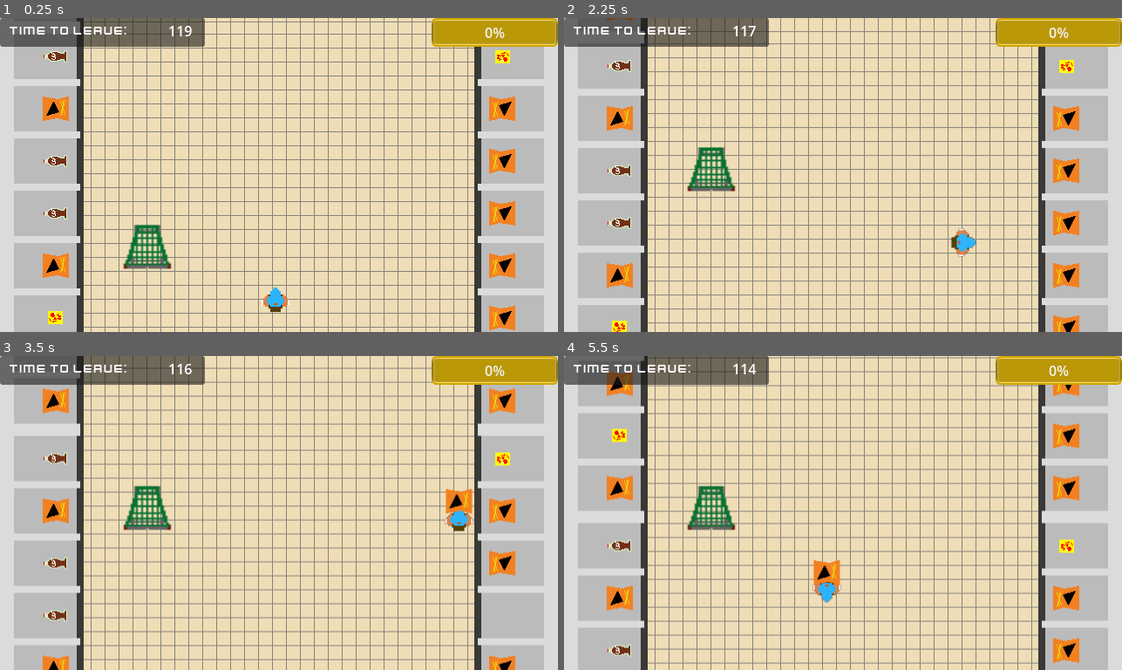
Above: before the commit, frames 1-4 (two rows, left to right).
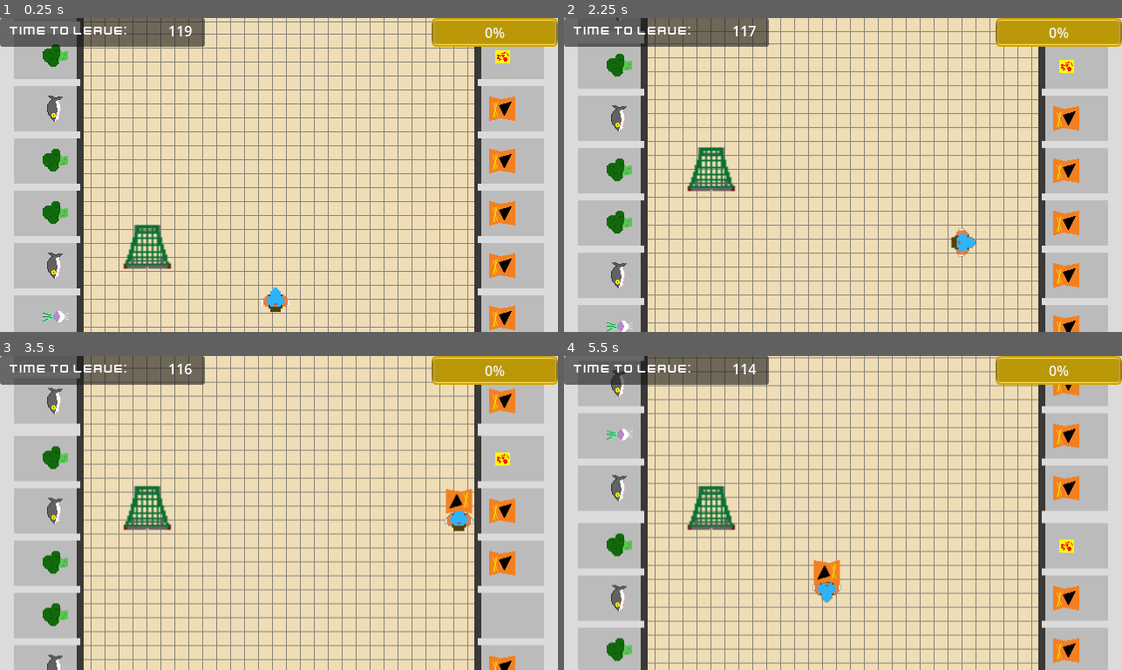
Above: after the commit, the same moments.

Repository: SpeedyLom/wild-jam-65
Game: Godot game, scene res://scenes/game.tscn
Two runs of this game, one before a commit and one after it. Both use one fixed random seed, a clock stepped at 60 frames per second and the inputs below.
Inputs:
- Up to frame 1 (0.25 s): no input
- Up to frame 2 (2.25 s): hold D (right) 0.53-1.28 s; hold S (down) 1.28-2.03 s; hold D (right) from 2.03 s (still down)
- Up to frame 3 (3.5 s): release D (right) at 2.78 s; hold W (up) from 2.78 s (still down)
- Up to frame 4 (5.5 s): release W (up) at 3.53 s; hold A (left) 3.53-5.03 s; hold S (down) from 5.03 s (still down)

The runs differ from the first frame. In frame 1, 1.5% of the frame differs, in the area x 7-13%, y 8-98%; in frame 2, 1.5%; in frame 3, 1.6%; in frame 4, 1.7%, in the area x 7-13%, y 4-98%.

Commit message:
Add "boring" and "yum" products
- Move yum products to far side
- Boring closest to trolley
- Little UI spruce

Diff:
--- /dev/null
+++ b/objects/brocolli.tscn
@@ -0,0 +1,10 @@
+[gd_scene load_steps=3 format=3 uid="uid://b1hs1lb1csy2s"]
+
+[ext_resource type="PackedScene" uid="uid://dvwv65ctv08wr" path="res://objects/product.tscn" id="1_0kjmv"]
+[ext_resource type="Texture2D" uid="uid://bm8wtn654y56r" path="res://sprites/brocolli.png" id="2_xo28g"]
+
+[node name="Brocolli" instance=ExtResource("1_0kjmv")]
+weight = 4
+
+[node name="Sprite2D" parent="." index="0"]
+texture = ExtResource("2_xo28g")
--- a/objects/cola.tscn
+++ b/objects/cola.tscn
@@ -4,6 +4,8 @@
 [ext_resource type="Texture2D" uid="uid://dmx8upsrg15up" path="res://sprites/cola.png" id="2_0jqwm"]
 
 [node name="Cola" instance=ExtResource("1_24jnf")]
+price = 6
+weight = 6
 
 [node name="Sprite2D" parent="." index="0"]
 texture = ExtResource("2_0jqwm")
--- a/objects/crisps.tscn
+++ b/objects/crisps.tscn
@@ -4,6 +4,8 @@
 [ext_resource type="Texture2D" uid="uid://cwuepq0hjbog5" path="res://sprites/crisps.png" id="1_wnciy"]
 
 [node name="Crisps" instance=ExtResource("1_0duka")]
+price = 3
+weight = 2
 
 [node name="Sprite2D" parent="." index="0"]
 texture = ExtResource("1_wnciy")
--- a/objects/dibdab.tscn
+++ b/objects/dibdab.tscn
@@ -4,6 +4,8 @@
 [ext_resource type="Texture2D" uid="uid://cjxaqj7cp24co" path="res://sprites/dibdab.png" id="2_7mt6r"]
 
 [node name="Dibdab" instance=ExtResource("1_60m16")]
+price = 1
+weight = 1
 
 [node name="Sprite2D" parent="." index="0"]
 texture = ExtResource("2_7mt6r")
--- /dev/null
+++ b/objects/fish.tscn
@@ -0,0 +1,11 @@
+[gd_scene load_steps=3 format=3 uid="uid://iajqpwxfew1e"]
+
+[ext_resource type="PackedScene" uid="uid://dvwv65ctv08wr" path="res://objects/product.tscn" id="1_5g22r"]
+[ext_resource type="Texture2D" uid="uid://c0kgf4v83rq02" path="res://sprites/fish.png" id="2_ejld8"]
+
+[node name="Fish" instance=ExtResource("1_5g22r")]
+price = 3
+weight = 4
+
+[node name="Sprite2D" parent="." index="0"]
+texture = ExtResource("2_ejld8")
--- a/objects/product.gd
+++ b/objects/product.gd
@@ -1,15 +1,8 @@
 class_name Product
 extends Area2D
 
-
-# Called when the node enters the scene tree for the first time.
-func _ready():
-	pass # Replace with function body.
-
-
-# Called every frame. 'delta' is the elapsed time since the previous frame.
-func _process(delta):
-	pass
+@export var price: int = 2
+@export var weight: int = 3
 
 func _on_body_entered(body: Player):
 	if (body.hasItem() == false):
--- a/objects/shelves.gd
+++ b/objects/shelves.gd
@@ -3,9 +3,16 @@
 const positionOne: Vector2 = Vector2(0, -30)
 const positionTwo: Vector2 = Vector2(0, 30)
 
-@export var products: Array[PackedScene] = []
+@export var boringProducts: Array[PackedScene] = []
+@export var yumProducts: Array[PackedScene] = []
 
 func _ready():
+	var products: Array[PackedScene] = []
+	if (is_in_group("boring")):
+		products = boringProducts
+	else:
+		products = yumProducts
+
 	var product1Scene: PackedScene = products.pick_random()
 	var product2Scene: PackedScene = products.pick_random()
 	var product1: Product = product1Scene.instantiate()
--- a/objects/shelves.tscn
+++ b/objects/shelves.tscn
@@ -1,10 +1,13 @@
-[gd_scene load_steps=7 format=3 uid="uid://bv72dmrsa8525"]
+[gd_scene load_steps=10 format=3 uid="uid://bv72dmrsa8525"]
 
 [ext_resource type="Script" path="res://objects/shelves.gd" id="1_o51or"]
 [ext_resource type="Texture2D" uid="uid://bf1rnj85c5ckc" path="res://sprites/shelves.png" id="1_ouwuv"]
+[ext_resource type="PackedScene" uid="uid://b1hs1lb1csy2s" path="res://objects/brocolli.tscn" id="2_8cm2g"]
 [ext_resource type="PackedScene" uid="uid://ci756ewuuu5at" path="res://objects/cola.tscn" id="2_h8wa5"]
 [ext_resource type="PackedScene" uid="uid://mvuaow3ys4al" path="res://objects/crisps.tscn" id="3_aysgu"]
+[ext_resource type="PackedScene" uid="uid://iajqpwxfew1e" path="res://objects/fish.tscn" id="3_uqdvv"]
 [ext_resource type="PackedScene" uid="uid://dbtc8hf2pv1ta" path="res://objects/dibdab.tscn" id="4_hjc64"]
+[ext_resource type="PackedScene" uid="uid://7x70c4uhnf3r" path="res://objects/turnip.tscn" id="4_vp1x5"]
 
 [sub_resource type="RectangleShape2D" id="RectangleShape2D_81ixx"]
 size = Vector2(98, 128)
@@ -12,7 +15,8 @@
 [node name="Shelves" type="StaticBody2D"]
 collision_mask = 0
 script = ExtResource("1_o51or")
-products = Array[PackedScene]([ExtResource("2_h8wa5"), ExtResource("3_aysgu"), ExtResource("4_hjc64")])
+boringProducts = Array[PackedScene]([ExtResource("2_8cm2g"), ExtResource("3_uqdvv"), ExtResource("4_vp1x5")])
+yumProducts = Array[PackedScene]([ExtResource("2_h8wa5"), ExtResource("3_aysgu"), ExtResource("4_hjc64")])
 
 [node name="Sprite2D" type="Sprite2D" parent="."]
 texture = ExtResource("1_ouwuv")
--- /dev/null
+++ b/objects/turnip.tscn
@@ -0,0 +1,11 @@
+[gd_scene load_steps=3 format=3 uid="uid://7x70c4uhnf3r"]
+
+[ext_resource type="PackedScene" uid="uid://dvwv65ctv08wr" path="res://objects/product.tscn" id="1_udrqp"]
+[ext_resource type="Texture2D" uid="uid://dm2aykax734er" path="res://sprites/turnip.png" id="2_dhbt8"]
+
+[node name="Turnip" instance=ExtResource("1_udrqp")]
+price = 1
+weight = 5
+
+[node name="Sprite2D" parent="." index="0"]
+texture = ExtResource("2_dhbt8")
--- a/project.godot
+++ b/project.godot
@@ -10,7 +10,7 @@
 
 [application]
 
-config/name="I Hate Shopping"
+config/name="Treat Overload"
 run/main_scene="res://scenes/game.tscn"
 config/features=PackedStringArray("4.2", "Forward Plus")
 config/icon="res://icon.svg"
--- a/scenes/aisle.tscn
+++ b/scenes/aisle.tscn
@@ -10,24 +10,24 @@
 [node name="TileMap" parent="." instance=ExtResource("1_vo4wf")]
 layer_0/tile_data = PackedInt32Array(0, 0, 0, 65536, 0, 0, 131072, 0, 0, 196608, 0, 0, 262144, 0, 0, 327680, 0, 0, 3932 …(12867 unchanged characters)…
 
-[node name="Shelves" parent="." instance=ExtResource("2_vtmql")]
+[node name="Shelves" parent="." groups=["boring"] instance=ExtResource("2_vtmql")]
 position = Vector2(64, 64)
 
-[node name="Shelves2" parent="." instance=ExtResource("2_vtmql")]
+[node name="Shelves2" parent="." groups=["boring"] instance=ExtResource("2_vtmql")]
 position = Vector2(64, 184)
 
-[node name="Shelves3" parent="." instance=ExtResource("2_vtmql")]
+[node name="Shelves3" parent="." groups=["boring"] instance=ExtResource("2_vtmql")]
 position = Vector2(64, 304)
 
-[node name="Shelves4" parent="." instance=ExtResource("2_vtmql")]
+[node name="Shelves4" parent="." groups=["yum"] instance=ExtResource("2_vtmql")]
 position = Vector2(576, 64)
 rotation = 3.14159
 
-[node name="Shelves5" parent="." instance=ExtResource("2_vtmql")]
+[node name="Shelves5" parent="." groups=["yum"] instance=ExtResource("2_vtmql")]
 position = Vector2(576, 184)
 rotation = 3.14159
 
-[node name="Shelves6" parent="." instance=ExtResource("2_vtmql")]
+[node name="Shelves6" parent="." groups=["yum"] instance=ExtResource("2_vtmql")]
 position = Vector2(576, 304)
 rotation = 3.14159
 
--- a/scenes/game.gd
+++ b/scenes/game.gd
@@ -18,6 +18,6 @@
 	var gameOver = load("res://scenes/game_over.tscn")
 	get_tree().change_scene_to_packed(gameOver)
 
-func updateScore() -> void:
-	score += 1
+func updateScore(product: Product) -> void:
+	score += product.weight
 	scoreLabel.value = score
--- a/scenes/trolley.gd
+++ b/scenes/trolley.gd
@@ -39,4 +39,4 @@
 		product.global_position = Vector2(randi_range(-20, 20), randi_range(-25, 25))
 		product.monitoring = false
 		call_deferred("add_child", product)
-		get_tree().call_group('game', 'updateScore')
+		get_tree().call_group('game', 'updateScore', product)
Binary file added: sprites/brocolli.png
Not shown, added: sprites/brocolli.png.import
Binary file added: sprites/fish.png
Not shown, added: sprites/fish.png.import
Binary file added: sprites/red_panel.png
Not shown, added: sprites/red_panel.png.import
Binary file added: sprites/turnip.png
Not shown, added: sprites/turnip.png.import
Not shown, added: assets/broccoli.piskel
Not shown, added: assets/fish.piskel
Not shown, added: assets/turnip.piskel
